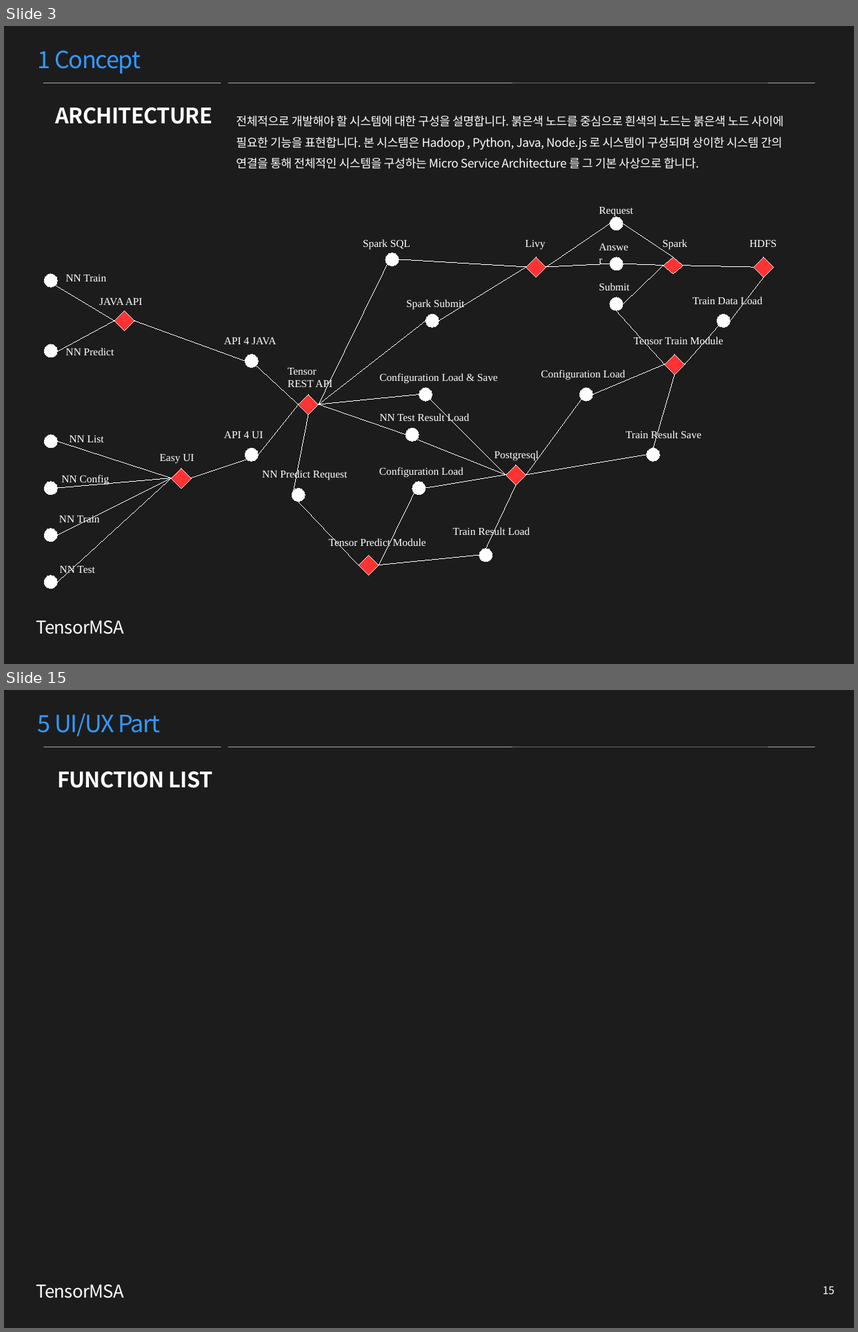
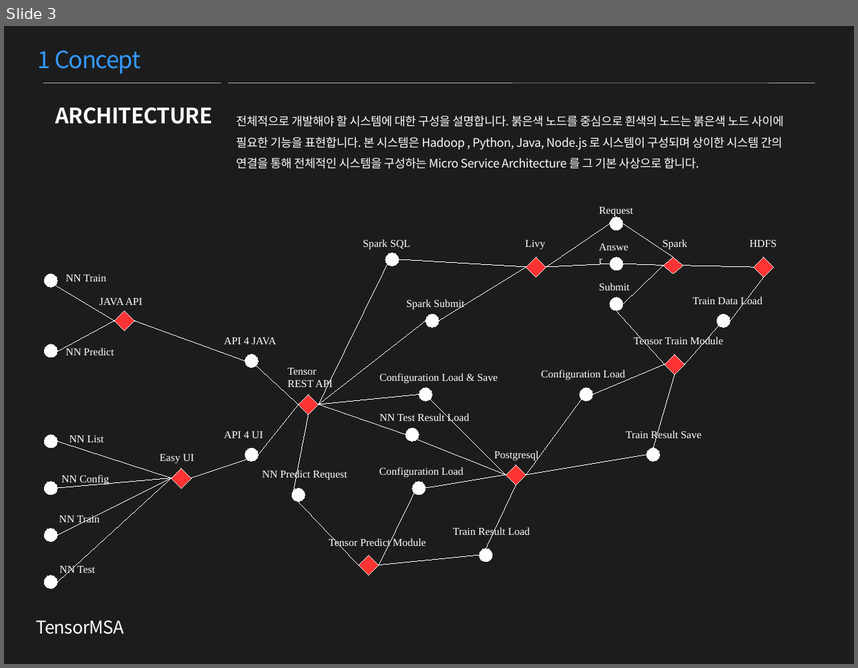
Before and after one commit to TensorMSA/tensormsa_old, a slide deck: TensorMSA.pptx. Shown one above the other, each under a label of ours: slides 3 and 15 before the commit, slide 3 after it; the slides between them are not shown. The pictures are 858x1332 and 858x668 pixels, drawn with LibreOffice and Linux fonts; fonts in the diff are those of the drawing. Boxes give left, top, right and bottom in pixels: in the first picture for what was removed or moved away, otherwise in the second. Text is boxed around its words. In the diff, an @@ line names an element or a change of style, - is before the commit and + after.

```diff
--- a/TensorMSA.pptx
+++ b/TensorMSA.pptx
@@ slide 15 removed at (4,690,854,1328), background #1C1C1C @@
@@ text removed at (38,713,161,736) @@
-5 UI/UX Part
@@ line removed from (44, 747) to (221, 747) @@
@@ line removed from (228, 747) to (815, 747) @@
@@ text removed at (57,771,212,788) @@
-FUNCTION LIST
@@ text removed at (36,1284,125,1298) @@
-TensorMSA
@@ page number removed at (823,1285,835,1294) @@
-15
```
Also in this commit, not shown: 7 slides changed, 11 slides added, 6 other slides removed.
